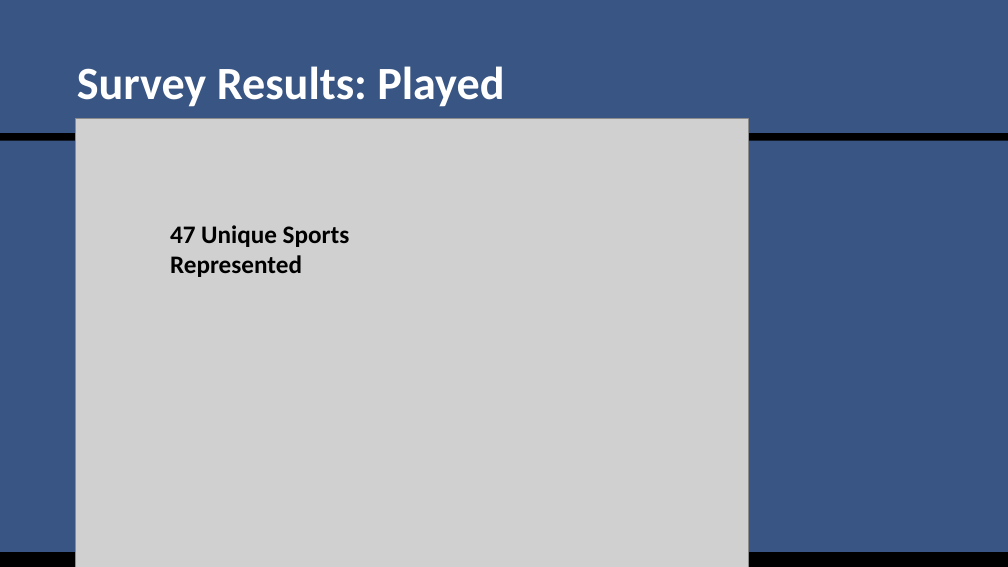
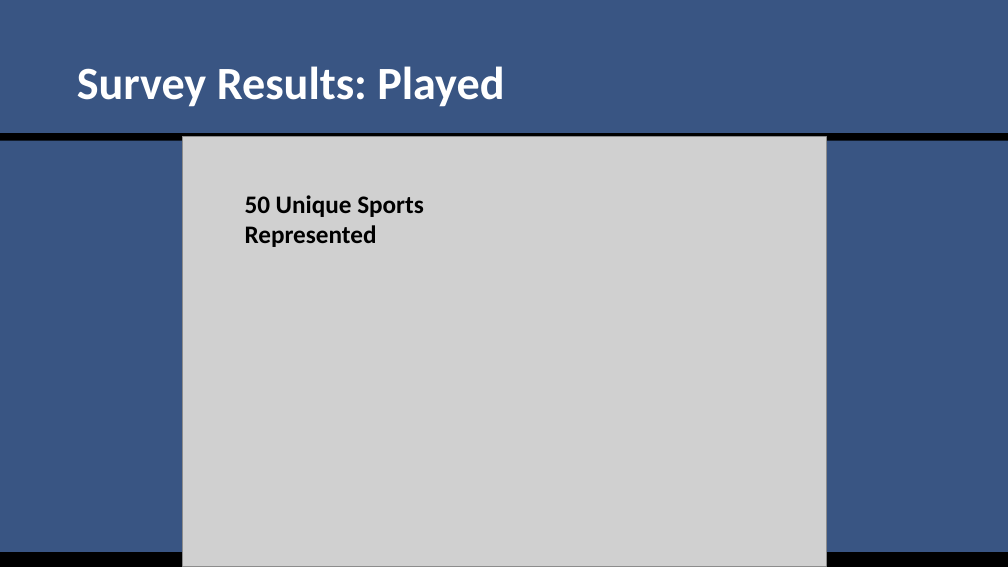
Before and after one commit to SuperMarioGiacomazzo/STOR538_WEBSITE, a slide deck: slide 7 of Slides/Sports Analytics 1/Sports_Analytics_1_Lecture.pptx. Drawn at 1008x567 pixels with LibreOffice and Linux fonts; fonts in the diff are those of the drawing; grey boxes stand for pictures. Boxes give left, top, right and bottom in pixels: in the first picture for what was removed or moved away, otherwise in the second. Text is boxed around its words. In the diff, an @@ line names an element or a change of style, - is before the commit and + after.

```diff
--- a/Slides/Sports Analytics 1/Sports_Analytics_1_Lecture.pptx
+++ b/Slides/Sports Analytics 1/Sports_Analytics_1_Lecture.pptx
@@ picture resized from (x1=76, y1=119, x2=749, y2=567) to (x1=182, y1=137, x2=827, y2=566) @@
@@ text at (x1=245, y1=195, x2=424, y2=247): text changed @@
-47 Unique Sports Represented
+50 Unique Sports Represented
```
Also in this commit, not shown: 6 other slides changed, 8 other files.
